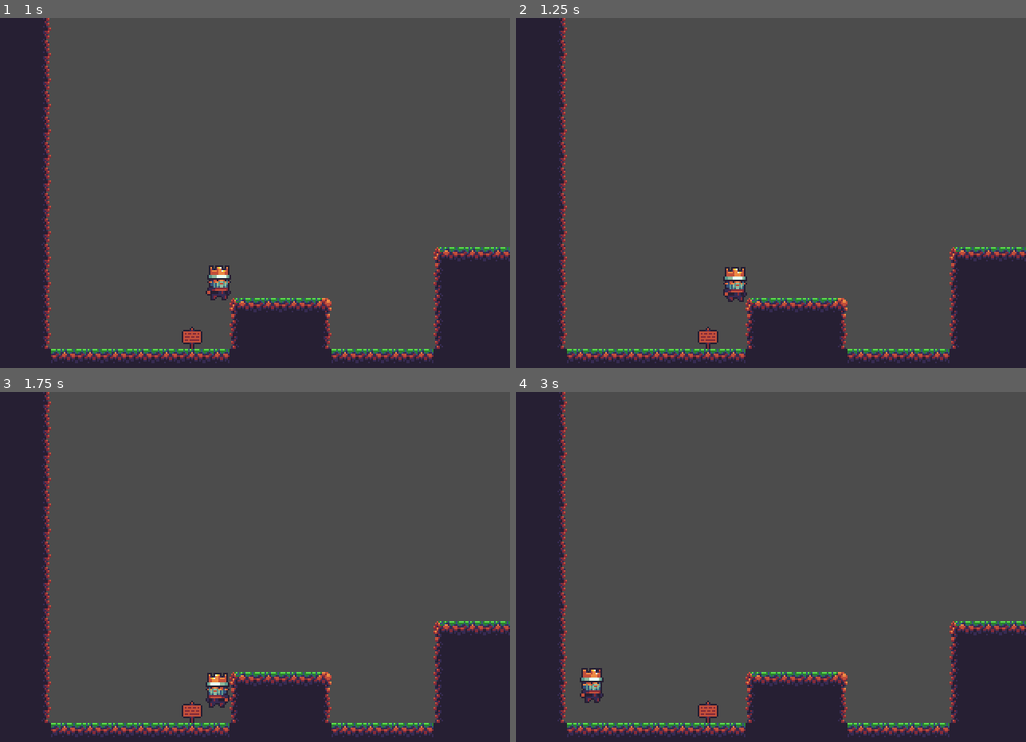
Above: before the commit, frames 1-4 (two rows, left to right).
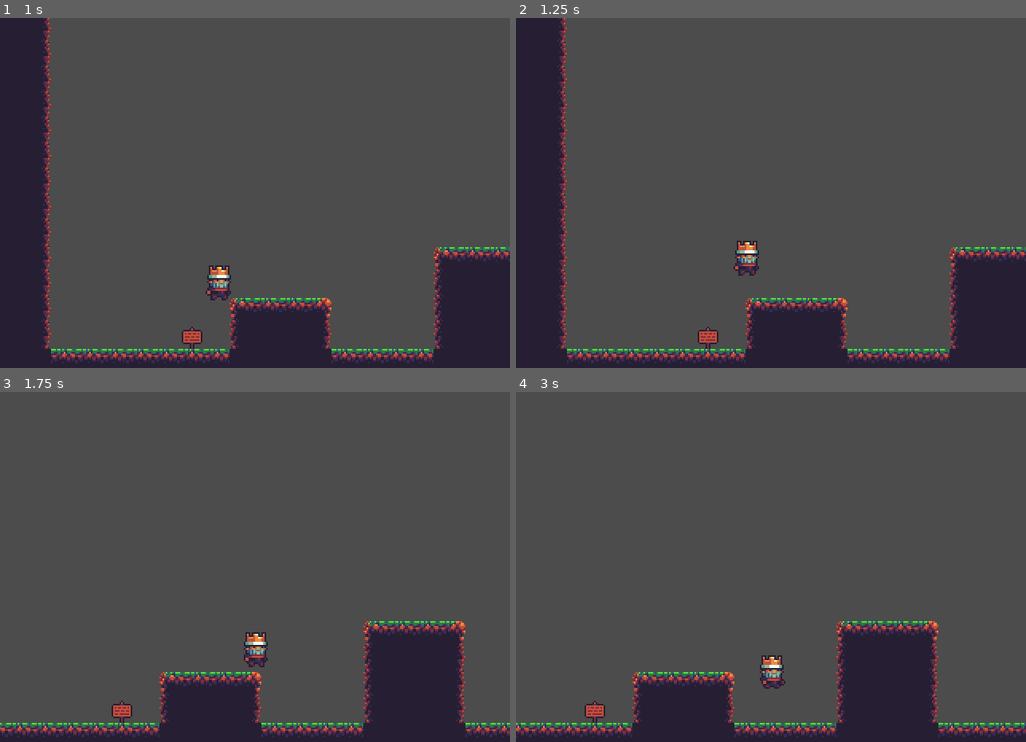
Above: after the commit, the same moments.

Repository: D-Waack/Godot_Sidescroller_Movement
Game: Godot game, scene res://Managing/Game.tscn
The game is run twice, just before and just after one commit, with the same random seed, the same clock (stepped at 60 frames per second) and the same inputs.
Inputs:
- Up to frame 1 (1 s): tap Enter at 0.5 s; hold Right (ui_right) from 0.53 s (still down); tap Up (ui_up) at 0.6, 0.77 s
- Up to frame 2 (1.25 s): keep holding Right (ui_right); tap Up (ui_up) at 1.07 s
- Up to frame 3 (1.75 s): keep holding Right (ui_right); tap Up (ui_up) at 1.35, 1.52 s
- Up to frame 4 (3 s): tap Up (ui_up) at 1.82, 2.1, 2.85 s; release Right (ui_right) at 2.03 s; hold Left (ui_left) 2.03-2.78 s; hold Right (ui_right) from 2.78 s (still down)

Frame 1 is identical in both runs. In frame 2, 0.8% of the frame differs, in the area x 40-48%, y 63-82%; in frame 3, 24%; in frame 4, 28%, in the area x 0-100%, y 0-99%.

Commit message:
Add wall jumps

Diff:
--- a/Player/Player.gd
+++ b/Player/Player.gd
@@ -9,8 +9,10 @@
 onready var sprite : Sprite = $Sprite
 onready var animator : AnimationTree = $AnimationTree
 # raycast nodes
-onready var left_wall_raycasts: Node2D = $Wall_Raycasts/Left_Rays
-onready var right_wall_raycasts: Node2D = $Wall_Raycasts/Right_Rays
+onready var left_wall_raycasts : Node2D = $Wall_Raycasts/Left_Rays
+onready var right_wall_raycasts : Node2D = $Wall_Raycasts/Right_Rays
+# timers
+onready var wall_jump_timer : Timer = $Timers/WallJumpTimer
 
 ### World Constants
 const UP_DIRECTION : Vector2 = Vector2.UP # needed for move_and_slide function
@@ -28,8 +30,8 @@
 export(float) var JUMP_FORCE = 140.0 # force with which the player jumps, has to counter gravity for a little bit. The higher this is, the higher and floatier the jump will be
 export(float) var MIN_AIR_DISTANCE = 60.0 # minimum distance a jump will go through before it can be stopped by letting go of the jump button
 ## Other speed variables
-export(float) var MAX_WALL_SPEED = 40.0
-export(float) var MIN_WALL_JUMP_DISTANCE = 30.0 #
+export(float) var MAX_WALL_SPEED = 48.0 # maximum speed when wall sliding
+export(float) var WALL_JUMP_DISTANCE = 128.0 # minimum walljump distance
 
 ### Ability variables
 export var can_double_jump : bool = true # allows player character to double jump
@@ -57,8 +59,11 @@
 	var horizontal_input : float = get_horizontal_input()
 	var wall_direction : int = get_wall_direction()
 	state = get_current_state(horizontal_input, wall_direction)
-	vertical_movement(wall_direction, delta)
+	vertical_movement(delta)
 	horizontal_movement(horizontal_input, delta)
+	wall_jump_override(wall_direction)
+	velocity = move_and_slide(velocity, UP_DIRECTION) # function that actually moves the player based on velocity
+	# !!! up direction is needed for "is_on_floor()" and "is_on_wall()" to work
 	animation(horizontal_input)
 
 ### State machine routines
@@ -77,12 +82,13 @@
 		if velocity.y < 10: # if the player is rising, or just started falling
 			return RISE
 		else:
-			if horizontal_input != 0 and horizontal_input == wall_direction:
-				return WALL_SLIDE
+			if can_wall_jump:
+				if horizontal_input != 0 and horizontal_input == wall_direction:
+					return WALL_SLIDE
 			return FALL
 
 # This function will apply gravity and other forces (like jump force) to the player character
-func vertical_movement(wall_direction, delta):
+func vertical_movement(delta):
 	velocity.y += GRAVITY * delta
 
 	if state == WALL_SLIDE:
@@ -97,7 +103,9 @@
 	else:
 		if Input.is_action_just_released("ui_up") and velocity.y < -MIN_AIR_DISTANCE:
 			velocity.y = -MIN_AIR_DISTANCE # cut velocity's Y value down so the player stops when letting go of the jump button
-		if not double_jumped and can_double_jump:
+			if Input.is_action_just_pressed("ui_up") and can_wall_jump:
+				velocity.y = -JUMP_FORCE
+		elif not double_jumped and can_double_jump:
 			if Input.is_action_just_pressed("ui_up"):
 				double_jumped = true
 				velocity.y = -JUMP_FORCE
@@ -109,8 +117,15 @@
 		velocity.x = move_toward(velocity.x, 0, FRICTION * delta)
 	else:
 		velocity.x = move_toward(velocity.x, horizontal_input * MAX_SPEED, ACCELERATION * delta)
-	velocity = move_and_slide(velocity, UP_DIRECTION) # function that actually moves the player based on velocity
-	# !!! up direction is needed for "is_on_floor()" and "is_on_wall()" to work
+
+func wall_jump_override(wall_direction):
+	if not can_wall_jump or wall_direction == 0 or is_on_floor():
+		return
+	double_jumped = false
+	if not Input.is_action_just_pressed("ui_up"):
+		return
+	velocity.x = WALL_JUMP_DISTANCE * -wall_direction
+	velocity.y = -JUMP_FORCE
 
 # This function will display the correct animation for the player character based on its state and horizontal input
 func animation(horizontal_input):
@@ -147,6 +162,8 @@
 func flip_character(flip : bool):
 	sprite.flip_h = flip
 
+# This function returns the direction of a wall next to the player character
+# If left wall, it returns -1, if right wall, it returns +1, if neither or both, it returns 0
 func get_wall_direction():
 	var on_left_wall = int(check_wall(left_wall_raycasts))
 	var on_right_wall = int(check_wall(right_wall_raycasts))
--- a/Player/Player.tscn
+++ b/Player/Player.tscn
@@ -252,3 +252,9 @@
 position = Vector2( 7, -3 )
 enabled = true
 cast_to = Vector2( 2, 0 )
+
+[node name="Timers" type="Node2D" parent="."]
+
+[node name="WallJumpTimer" type="Timer" parent="Timers"]
+wait_time = 0.2
+one_shot = true
